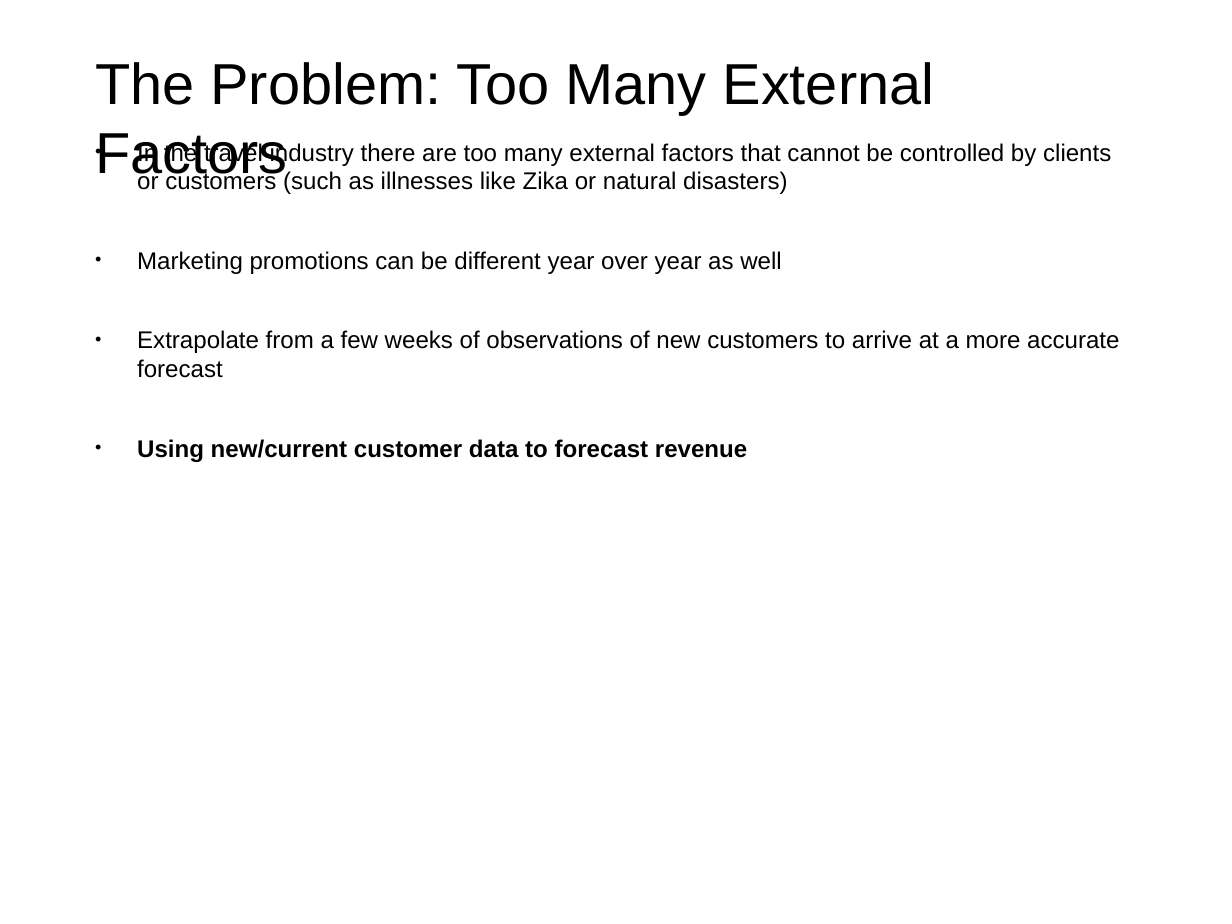
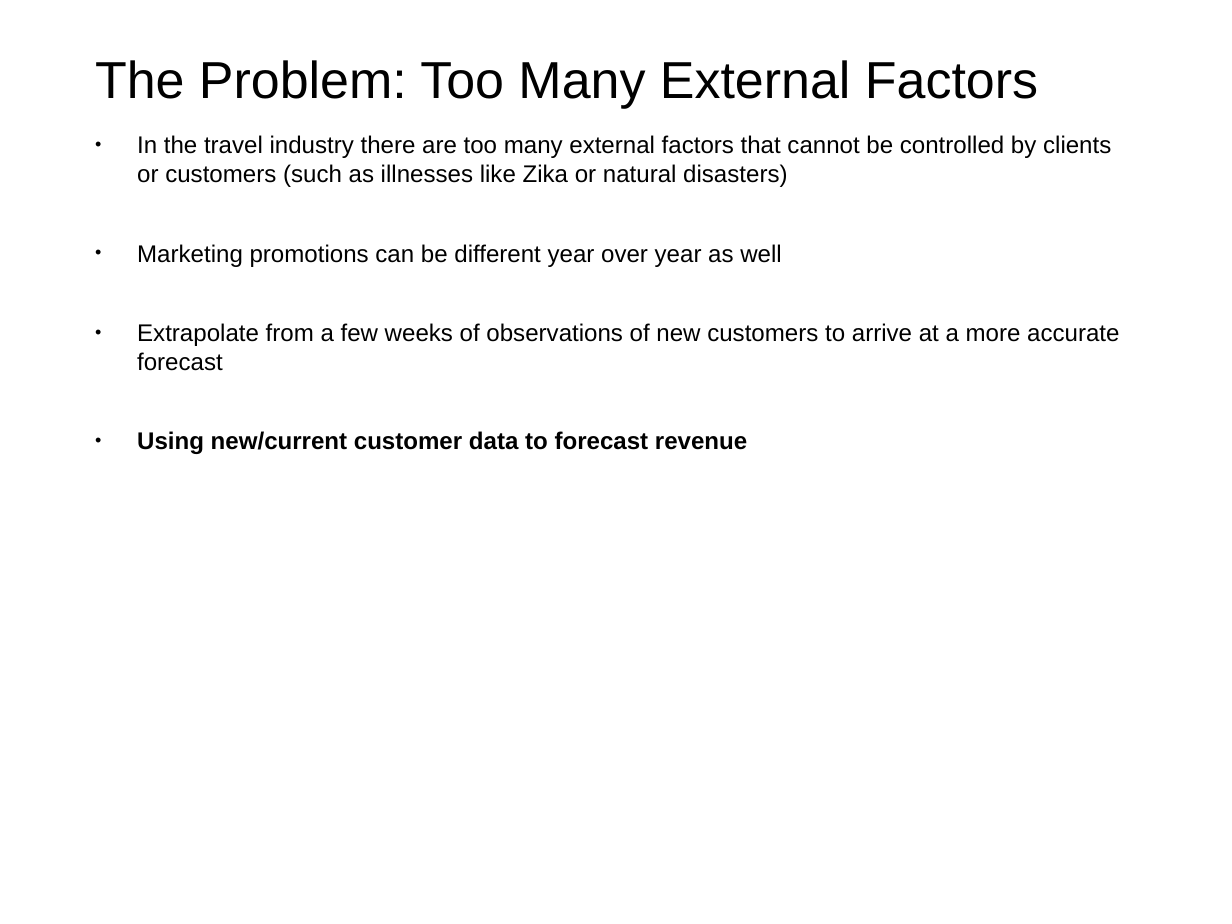
Before and after one commit to lauez/DS-SF-34, a slide deck: slide 7 of final-project/1/final project proposals.pptx. Drawn at 1232x924 pixels with LibreOffice and Linux fonts; fonts in the diff are those of the drawing. Boxes give left, top, right and bottom in pixels: in the first picture for what was removed or moved away, otherwise in the second. Text is boxed around its words. In the diff, an @@ line names an element or a change of style, - is before the commit and + after.

```diff
--- a/final-project/1/final project proposals.pptx
+++ b/final-project/1/final project proposals.pptx
@@ title "The Problem: Too Many External ..." at (95,60,1038,109): size 48 to 43.2 pt @@
@@ text "In the travel industry there ...": place and size @@
-text "In the travel industry there ..." at (137,141,1119,462)
+text "In the travel industry there ..." at (137,135,1119,454)
```
Also in this commit, not shown: 10 other files.
